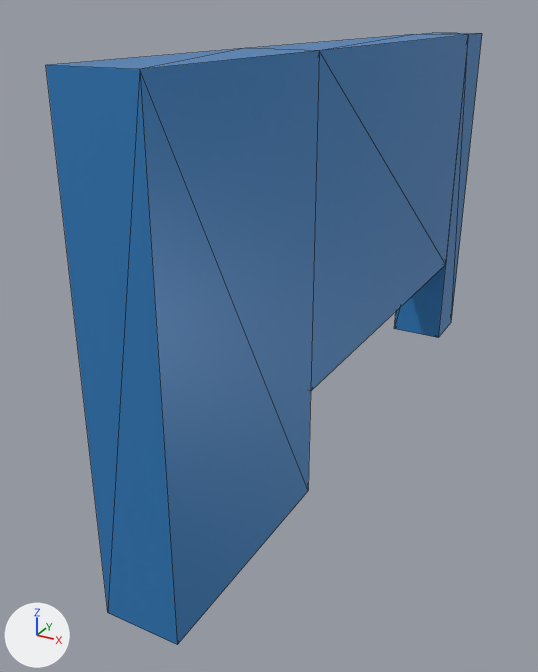
A saved change to the glTF model assets/parts/stock/hana_roadster/hana_roadster_fender_left.glb.
The view is the same before and after, from a 50 mm camera at (0.473, -1.057, 0.044) aimed at (-0.043, -0.117, -0.426). The axes (+X, +Y, +Z) are drawn at lower left. The lights are the same throughout. The first picture is the older version. Mesh edges are drawn as thin lines. Vertices at exactly the same position are counted once.

Script lines for the objects in view, before the commit:
```python
me_panel_fender_fl = bpy.data.meshes.new('panel_fender_FL')
me_panel_fender_fl.from_pydata(...)  # 20 vertices, 36 faces; spans x -0.02..0.08, y -0.555..0.521, z -0.61..0.0
me_panel_fender_fl.materials.append(mat_paint)  # blue #2f7fc1
# before: 8 (0.08, 0.421, -0.444) at pixel (445, 264), 10 (0.08, -0.221, -0.444) at pixel (310, 391), 11 (-0.02, -0.221, -0.444), 13 (-0.02, 0.421, -0.444)
ob_hana_roadster_fender_left = bpy.data.objects.new('hana_roadster_fender_left', me_panel_fender_fl)
ob_hana_roadster_fender_left.location = (0.0, 0.0, 0.0)
```
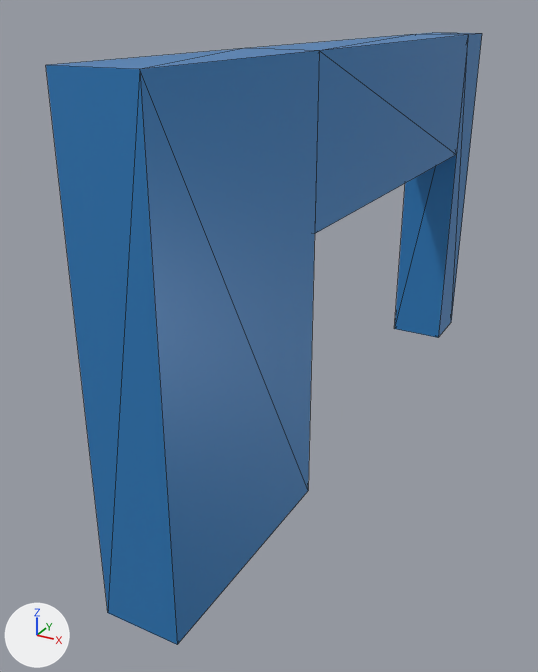
Location of each change, (x1, y1, x2, y2) in pixels of the pictures (538 x 672 px; the box of a moved part takes in the faces that stretch with it):
```json
{"part": 1, "of": "me_panel_fender_fl", "change": "moved or reshaped", "before": [311, 35, 468, 390], "after": [315, 35, 468, 233]}
```

Edits to the scene script, one JSON object a line:
```json
{"block": "me_panel_fender_fl", "where": "me_panel_fender_fl.from_pydata(...)  # 20 vertices, 36 faces; spans x -0.02..0.08, y -0.555..0.521, z -0.61..0.0"}
{"block": "me_panel_fender_fl", "where": "# used by ob_hana_roadster_fender_left; location = (0.0, 0.0, 0.0)"}
{"block": "me_panel_fender_fl", "change": "me_panel_fender_fl part 1"}
{"op": "add", "block": "me_panel_fender_fl", "code": "for i in [8, 10, 11, 13]: me_panel_fender_fl.vertices[i].co += Vector((0.0, 0.0, 0.226))"}
```
